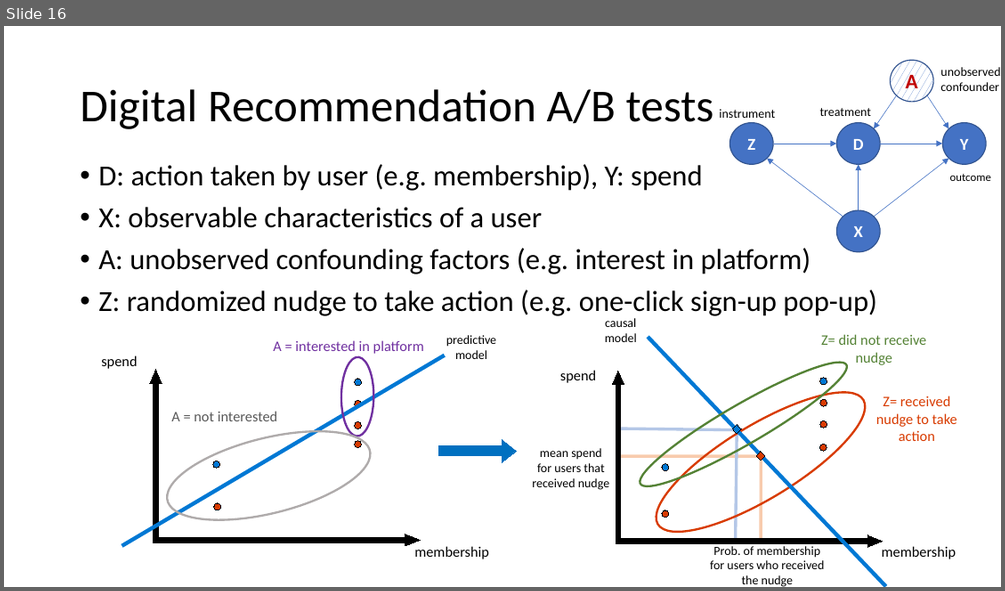
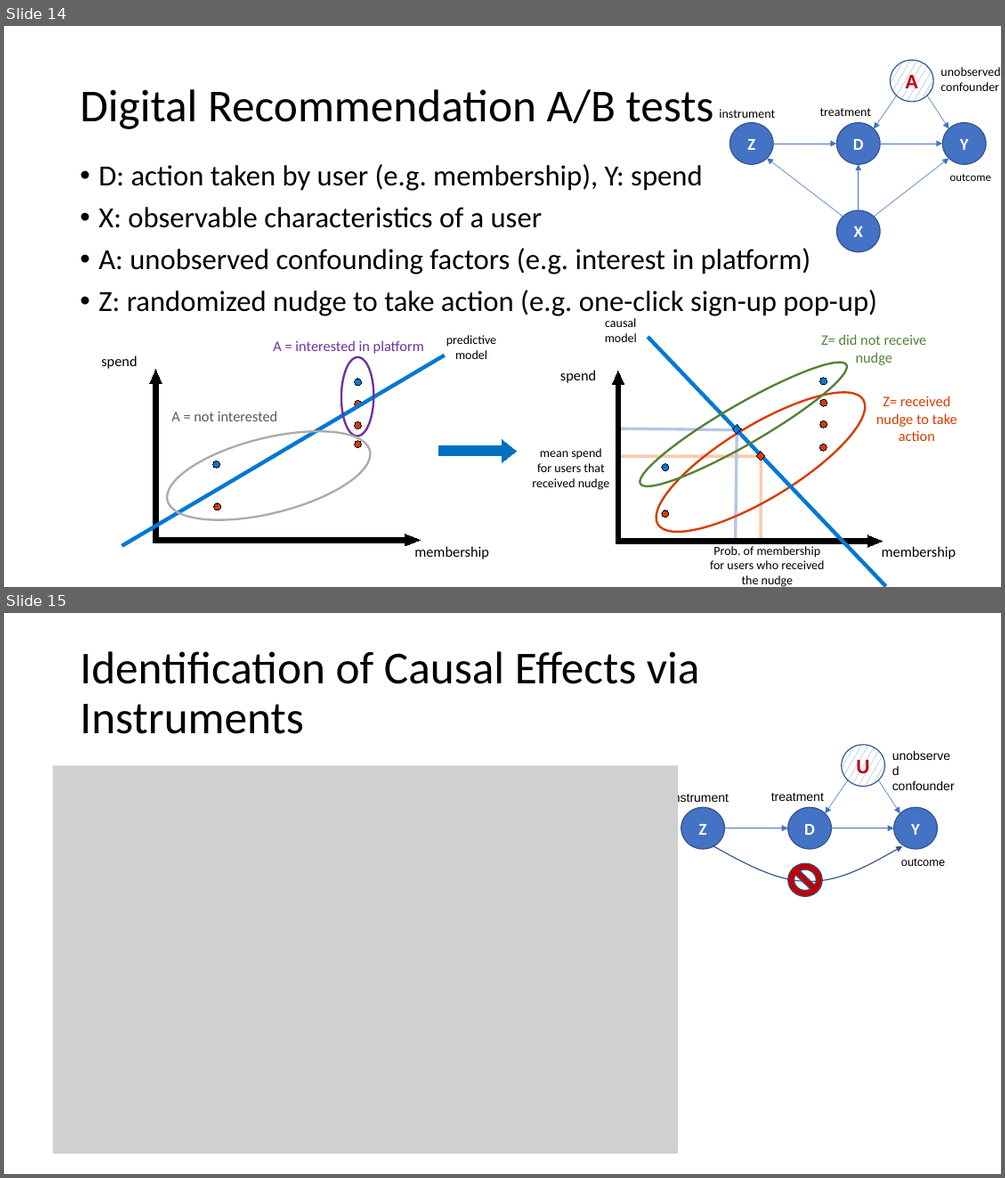
Before and after one commit to stanford-msande228/winter24, a slide deck: assets/presentations/MSANDE228_Lecture15_Unobserved_Confounding_and_Instruments.pptx. Shown one above the other, each under a label of ours: slide 16 before the commit, slides 14 and 15 after it. The pictures are 1005x591 and 1005x1178 pixels, drawn with LibreOffice and Linux fonts; fonts in the diff are those of the drawing; grey boxes stand for pictures. Boxes give left, top, right and bottom in pixels: in the first picture for what was removed or moved away, otherwise in the second. Text is boxed around its words. In the diff, an @@ line names an element or a change of style, - is before the commit and + after.

```diff
--- a/assets/presentations/MSANDE228_Lecture15_Unobserved_Confounding_and_Instruments.pptx
+++ b/assets/presentations/MSANDE228_Lecture15_Unobserved_Confounding_and_Instruments.pptx
@@ slide 15 added at <box>4,613,1001,1174</box>, background #FFFFFF @@
@@ title added at <box>80,651,699,734</box>, 44 pt, text #000000 @@
+Identification of Causal Effects via Instruments
@@ picture added at <box>53,765,678,1153</box> @@
@@ group added at <box>671,745,955,896</box>: 4 ellipses, 4 arrows, 4 texts, 1 freeform shape, 1 no-entry sign @@
+D
+Y
+U
+Z
+unobserved confounder
+outcome
+treatment
+instrument
@@ what was slide 16 is now slide 14 @@
```
Also in this commit, not shown: 1 slide changed, 4 other slides added, 1 slide removed.
